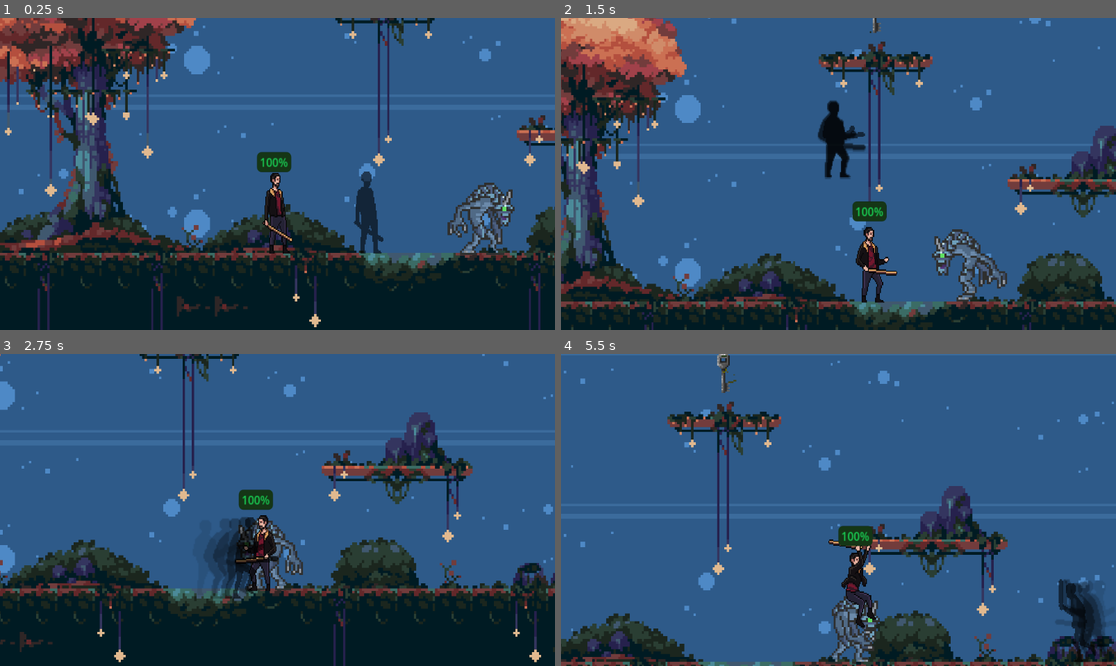
Above: before the commit, frames 1-4 (two rows, left to right).
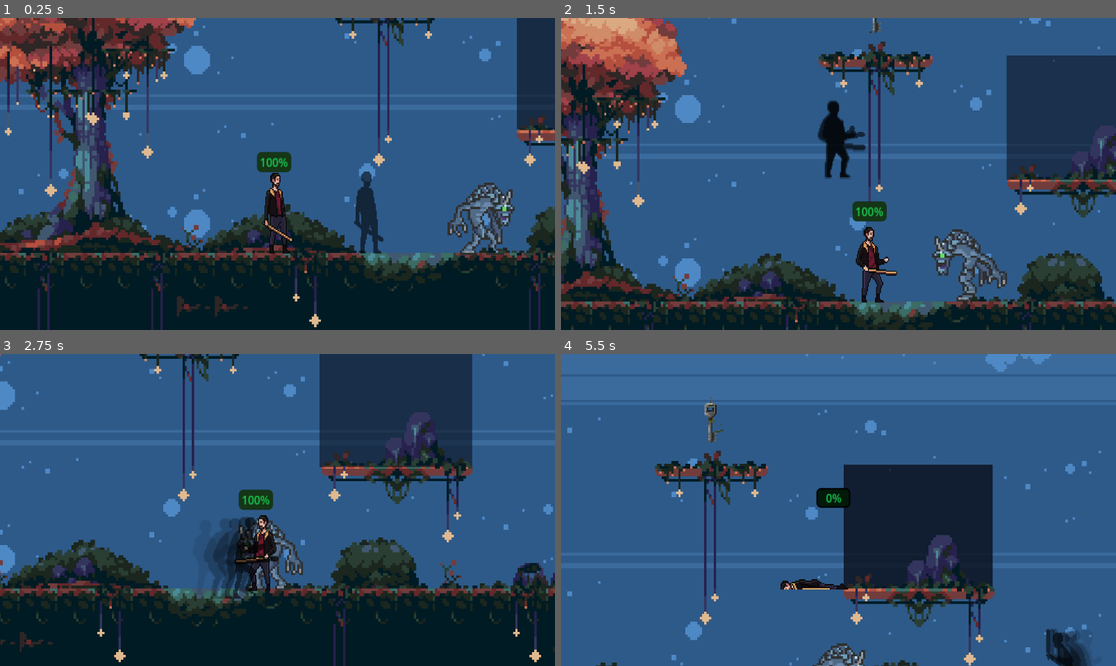
Above: after the commit, the same moments.

Repository: trevor-chi/What-Follows
Game: Godot game, scene res://scenes/Main.tscn
The game is run twice, just before and just after one commit, with the same random seed, the same clock (stepped at 60 frames per second) and the same inputs.
Inputs (mouse positions are in pixels of both pictures, inside the frame that each line leads up to):
- Up to frame 1 (0.25 s): no input
- Up to frame 2 (1.5 s): move the mouse to (960, 158) at 0.52 s; hold D (move_right) from 0.53 s (still down); click (960, 158) at 0.6 s; tap W (jump) at 0.77 s; move the mouse to (727, 189) at 1.27 s; tap Space (swap_sprites) at 1.35 s
- Up to frame 3 (2.75 s): tap W (jump) at 1.52 s; move the mouse to (333, 441) at 2.02 s; release D (move_right) at 2.03 s; hold A (move_left) from 2.03 s (still down); click (333, 441) at 2.1 s
- Up to frame 4 (5.5 s): move the mouse to (810, 572) at 2.77 s; release A (move_left) at 2.78 s; hold D (move_right) 2.78-4.28 s; tap Space (swap_sprites) at 2.85, 4.35 s; tap W (jump) at 3.02, 3.77, 4.52 s; move the mouse to (1005, 556) at 3.52 s; click (1005, 556) at 3.6 s; move the mouse to (672, 463) at 4.27 s; hold A (move_left) 4.28-5.03 s; move the mouse to (866, 510) at 5.02 s; hold D (move_right) from 5.03 s (still down); click (866, 510) at 5.1 s

The runs differ from the first frame. In frame 1, 2.3% of the frame differs, in the area x 93-100%, y 0-36%; in frame 2, 6.7%; in frame 3, 8.4%; in frame 4, 27%, in the area x 0-100%, y 0-100%.

Commit message:
added shadow areas that only the shadow can enter

Diff:
--- a/project.godot
+++ b/project.godot
@@ -19,6 +19,7 @@
 
 player=""
 enemy=""
+shadow=""
 
 [input]
 
--- a/scenes/Main.tscn
+++ b/scenes/Main.tscn
@@ -7,6 +7,7 @@
 [ext_resource type="PackedScene" uid="uid://c3xnrs0g6w8bx" path="res://scenes/Shadow.tscn" id="4_rarhs"]
 [ext_resource type="PackedScene" uid="uid://v8pjtnmfc34k" path="res://scenes/Enemy.tscn" id="6_c01mt"]
 [ext_resource type="PackedScene" uid="uid://c0iy8cr4ylma4" path="res://scenes/Key.tscn" id="7_nxtc6"]
+[ext_resource type="PackedScene" uid="uid://dq14uiqw1742d" path="res://scenes/ShadowArea.tscn" id="8_jlsqs"]
 
 [sub_resource type="TileSetAtlasSource" id="TileSetAtlasSource_0bbpv"]
 texture = ExtResource("2_rvslj")
@@ -339,3 +340,9 @@
 position = Vector2(643.5715, 37.63115)
 collision_layer = 512
 collision_mask = 4
+
+[node name="ShadowArea" parent="." unique_id=1846848548 instance=ExtResource("8_jlsqs")]
+position = Vector2(950, 194.75772)
+scale = Vector2(1.8, 1.8)
+collision_layer = 4096
+collision_mask = 4
--- a/scenes/Shadow.tscn
+++ b/scenes/Shadow.tscn
@@ -9,9 +9,10 @@
 [sub_resource type="RectangleShape2D" id="RectangleShape2D_lr3y3"]
 size = Vector2(23, 81)
 
-[node name="Shadow" type="CharacterBody2D" unique_id=70465667]
+[node name="Shadow" type="CharacterBody2D" unique_id=70465667 groups=["shadow"]]
 z_index = 100
 collision_layer = 4
+collision_mask = 0
 script = ExtResource("1_wxgxi")
 afterimage_scene = ExtResource("2_noxlr")
 
--- /dev/null
+++ b/scenes/ShadowArea.tscn
@@ -0,0 +1,19 @@
+[gd_scene format=3 uid="uid://dq14uiqw1742d"]
+
+[ext_resource type="Script" uid="uid://c2ctmcjm7vkbq" path="res://scripts/shadow_area.gd" id="1_gacv5"]
+
+[sub_resource type="RectangleShape2D" id="RectangleShape2D_bjcus"]
+size = Vector2(124, 95)
+
+[node name="ShadowArea" type="Area2D" unique_id=1846848548]
+texture_filter = 1
+script = ExtResource("1_gacv5")
+
+[node name="CollisionShape2D" type="CollisionShape2D" parent="." unique_id=1186944714]
+shape = SubResource("RectangleShape2D_bjcus")
+
+[node name="ColorRect" type="ColorRect" parent="." unique_id=1630484758]
+offset_left = -62.0
+offset_top = -48.0
+offset_right = 62.0
+offset_bottom = 46.0
--- a/scripts/player/playerMovement.gd
+++ b/scripts/player/playerMovement.gd
@@ -251,6 +251,17 @@
 	# No immediate damage; damage is applied when attack animation finishes.
 	pass
 
+func die() -> void:
+	if is_dead:
+		return
+
+	health = 0
+	hurt_timer = 0.0
+	_update_health_bar()
+	health_changed.emit(health, max_health)
+	_on_died()
+
+
 func add_key(id: String) -> void:
 	if not keys.has(id):
 		keys.append(id)
--- /dev/null
+++ b/scripts/shadow_area.gd
@@ -0,0 +1,107 @@
+extends Area2D
+
+@export var kill_delay: float = 0.50
+
+# Base look
+@export var base_color: Color = Color(0.03, 0.04, 0.08, 0.55)
+
+# Visual motion (no shader)
+@export var pulse_alpha: float = 0.05
+@export var pulse_speed: float = 0.35
+@export var wobble_amount: float = 0.015
+@export var wobble_speed: float = 0.22
+@export var danger_alpha_boost: float = 0.22
+
+@onready var collision_shape: CollisionShape2D = $CollisionShape2D
+@onready var shadow_rect: ColorRect = $ColorRect
+
+# Tracks bodies currently inside and their latest enter token
+var _inside_tokens: Dictionary = {}
+
+# Visual state
+var _player_inside: bool = false
+var _inside_time: float = 0.0
+var _flicker: float = 0.0
+var _rng: RandomNumberGenerator = RandomNumberGenerator.new()
+
+func _ready() -> void:
+	body_entered.connect(_on_body_entered)
+	body_exited.connect(_on_body_exited)
+
+	shadow_rect.mouse_filter = Control.MOUSE_FILTER_IGNORE
+	_sync_color_rect_to_collision()
+
+	shadow_rect.color = base_color
+	shadow_rect.pivot_offset = shadow_rect.size * 0.5
+
+	_rng.randomize()
+	_start_flicker_loop()
+
+func _process(delta: float) -> void:
+	if _player_inside:
+		_inside_time += delta
+	else:
+		_inside_time = maxf(_inside_time - delta * 2.0, 0.0)
+
+	var danger: float = clampf(_inside_time / maxf(kill_delay, 0.001), 0.0, 1.0)
+	var t: float = float(Time.get_ticks_msec()) * 0.001
+
+	var pulse: float = sin(t * TAU * pulse_speed) * pulse_alpha
+	_flicker = move_toward(_flicker, 0.0, delta * 0.2)
+
+	var c: Color = base_color
+	c.a = clampf(base_color.a + pulse + _flicker + (danger * danger_alpha_boost), 0.0, 0.95)
+	shadow_rect.color = c
+
+	var s: float = 1.0 + sin(t * TAU * wobble_speed) * wobble_amount
+	shadow_rect.scale = Vector2.ONE * s
+
+func _sync_color_rect_to_collision() -> void:
+	var rect_shape: RectangleShape2D = collision_shape.shape as RectangleShape2D
+	if rect_shape == null:
+		push_warning("ShadowArea expects RectangleShape2D when using ColorRect.")
+		return
+
+	var size: Vector2 = rect_shape.size
+	shadow_rect.size = size
+	shadow_rect.position = collision_shape.position - (size * 0.5)
+
+func _on_body_entered(body: Node) -> void:
+	if not body.is_in_group("player"):
+		return
+
+	var token: int = int(_inside_tokens.get(body, 0)) + 1
+	_inside_tokens[body] = token
+	_player_inside = true
+
+	_kill_after_delay(body, token)
+
+func _on_body_exited(body: Node) -> void:
+	if _inside_tokens.has(body):
+		_inside_tokens.erase(body)
+
+	_player_inside = _inside_tokens.size() > 0
+	if not _player_inside:
+		_inside_time = 0.0
+
+func _kill_after_delay(body: Node, token: int) -> void:
+	await get_tree().create_timer(kill_delay).timeout
+
+	if not is_instance_valid(body):
+		return
+	if not _inside_tokens.has(body):
+		return
+
+	var current_token: int = int(_inside_tokens.get(body, -1))
+	if current_token != token:
+		return # stale timer
+
+	if body.has_method("die"):
+		body.die()
+
+func _start_flicker_loop() -> void:
+	while is_inside_tree():
+		var wait_time: float = _rng.randf_range(0.18, 0.60)
+		await get_tree().create_timer(wait_time).timeout
+		if _player_inside:
+			_flicker += _rng.randf_range(-0.03, 0.05)
Not shown, added: scripts/shadow_area.gd.uid
